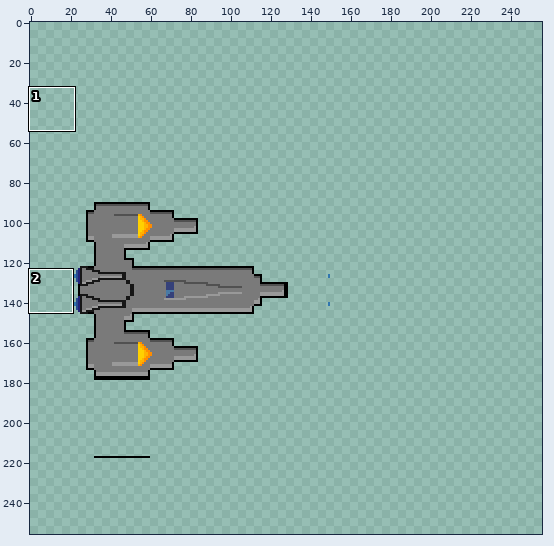
File history of a sprite sheet, libraries/Konata/assets/textures/sprites.png. Above: a wide view before the commit, with the close-up outlined.
Close-up. Earlier state:
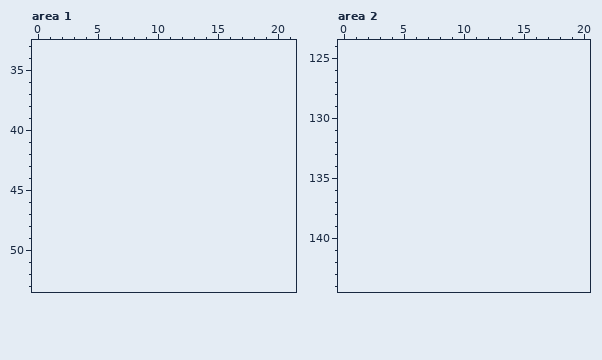
The file is 128x128 pixels. Shown: area 1: x 0..21, y 33..53; area 2: x 0..20, y 124..144. The old version is drawn lined up with the new one, on the new canvas. The commit also changed other parts of the picture, which this record leaves out.
Palette (. is transparent): 
New version:
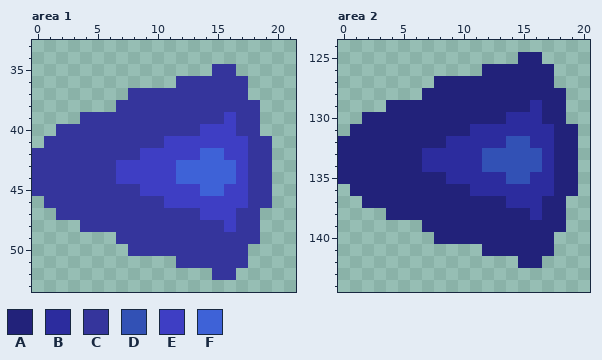
Colours new in this view: A #22227a  B #2c2c9e  C #35359c  D #3251b5  E #3e3ec4  F #3e62d7
What changed:
canvas 128x128 -> 256x256, the old top-left corner now at 22,90
Changed rows in their new state; - is an unchanged pixel.
Area 1:
first column x 0:
35 ---------------CC---
36 ------------CCCCCC--
37 --------CCCCCCCCCC--
38 -------CCCCCCCCCCCC-
39 ----CCCCCCCCCCCCECC-
40 --CCCCCCCCCCCCEEECC-
41 -CCCCCCCCCCEEEEEEECC
42 CCCCCCCCCEEEEEFFEECC
43 CCCCCCCEEEEEFFFFFECC
44 CCCCCCCEEEEEFFFFFECC
45 CCCCCCCCCEEEEEFFEECC
46 -CCCCCCCCCCEEEEEEECC
47 --CCCCCCCCCCCCEEECC-
48 ----CCCCCCCCCCCCECC-
49 -------CCCCCCCCCCCC-
50 --------CCCCCCCCCC--
51 ------------CCCCCC--
52 ---------------CC---
Area 2:
first column x 0:
125 ---------------AA---
126 ------------AAAAAA--
127 --------AAAAAAAAAA--
128 -------AAAAAAAAAAAA-
129 ----AAAAAAAAAAAABAA-
130 --AAAAAAAAAAAABBBAA-
131 -AAAAAAAAAABBBBBBBAA
132 AAAAAAAAABBBBBDDBBAA
133 AAAAAAABBBBBDDDDDBAA
134 AAAAAAABBBBBDDDDDBAA
135 AAAAAAAAABBBBBDDBBAA
136 -AAAAAAAAAABBBBBBBAA
137 --AAAAAAAAAAAABBBAA-
138 ----AAAAAAAAAAAABAA-
139 -------AAAAAAAAAAAA-
140 --------AAAAAAAAAA--
141 ------------AAAAAA--
142 ---------------AA---
Boxes around the changes in both close-ups, in picture pixels (x1, y1, x2, y2):
added: (32, 64, 272, 280)
added: (338, 52, 578, 268)
